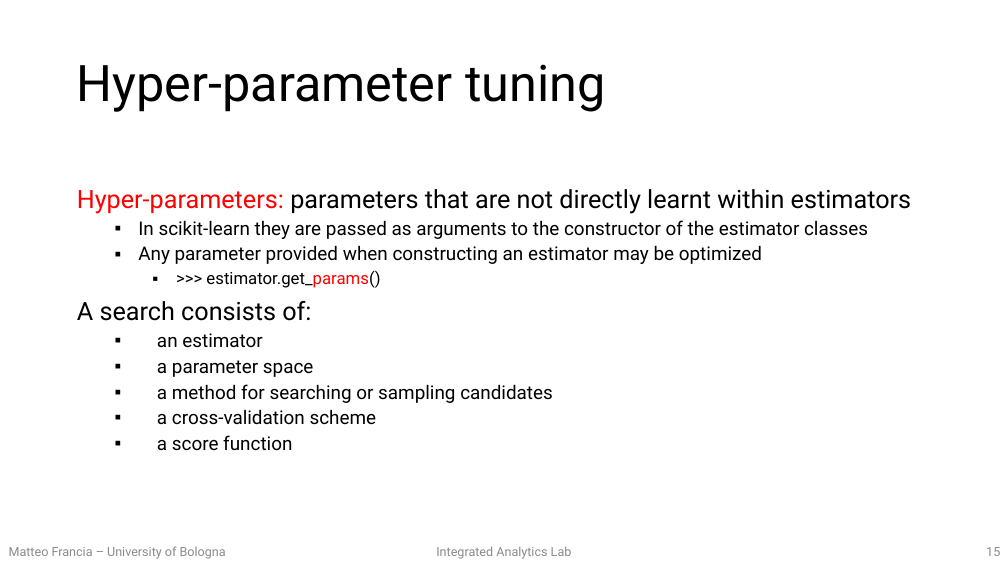
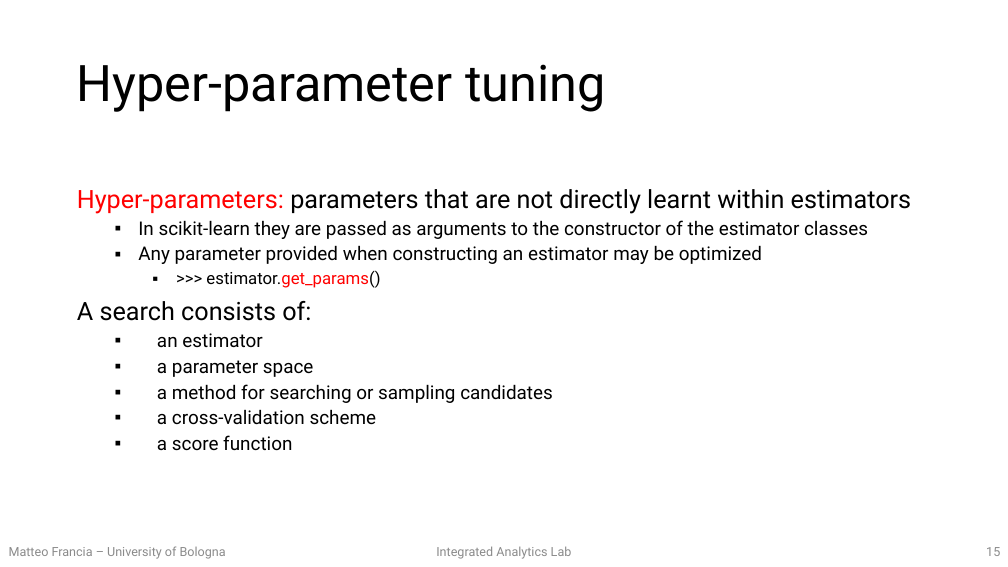
Before and after one commit to w4bo/teaching-handsondatapipelines, a slide deck: slide 15 of 02-MachineLearning/02-slides.pptx. Drawn at 1008x567 pixels with LibreOffice and Linux fonts; fonts in the diff are those of the drawing. Boxes give left, top, right and bottom in pixels: in the first picture for what was removed or moved away, otherwise in the second. Text is boxed around its words. In the diff, an @@ line names an element or a change of style, - is before the commit and + after.

```diff
--- a/02-MachineLearning/02-slides.pptx
+++ b/02-MachineLearning/02-slides.pptx
@@ text at bbox=[206, 270, 380, 288]: text colour #000000 to #FF0000 in "estimator.get_params()" @@
```
Also in this commit, not shown: 6 other slides changed, 1 slide added, 1 other file.
